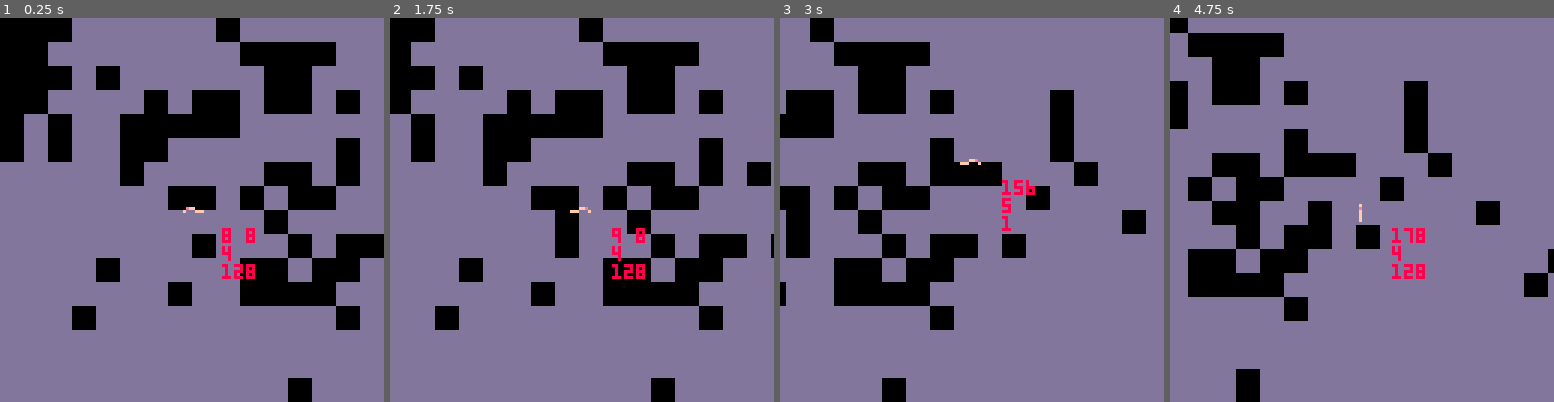
Above: before the commit, frames 1-4 (left to right).
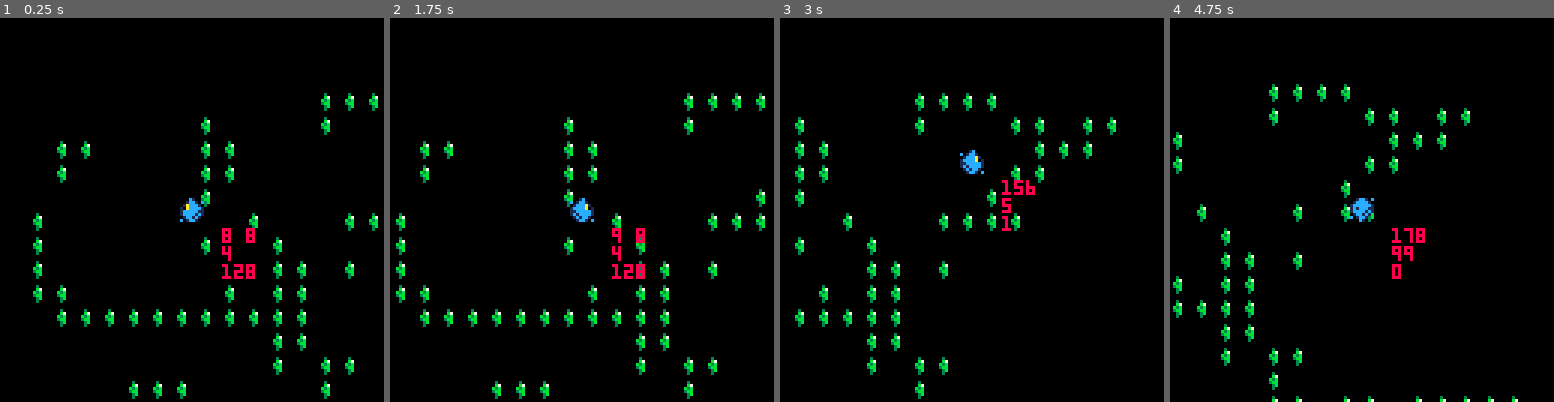
Above: after the commit, the same moments.

Repository: BeneDev/BJS_Pico8_Game
Game: PICO-8 cartridge rpg_game.p8
Two runs of this game, one before a commit and one after it. Both use one fixed random seed, a clock stepped at 60 frames per second and the inputs below.
Inputs:
- Up to frame 1 (0.25 s): no input
- Up to frame 2 (1.75 s): tap O (Z key) at 0.7, 1.7 s; hold Right from 1.6 s (still down)
- Up to frame 3 (3 s): release Right at 2.1 s; tap O (Z key) at 2.1, 2.5, 2.9 s; hold Up 2.15-2.42 s; hold Right from 2.47 s (still down)
- Up to frame 4 (4.75 s): release Right at 3.03 s; hold Left 3.08-3.58 s; tap O (Z key) every 0.4 s from 3.3 to 4.5 s; hold Down 3.63-3.97 s; hold Right 4.02-4.68 s; hold Up from 4.73 s (still down)

The runs differ from the first frame. In frame 1, 76% of the frame differs, in the area x 0-100%, y 0-100%; in frame 2, 78%; in frame 3, 82%; in frame 4, 83%.

Commit message:
Some Sprites
Sams sprites merged with julias

Diff:
--- a/rpg_game.p8
+++ b/rpg_game.p8
@@ -398,25 +331,25 @@
 0505050404040404040504040404040404040404040404040404040404040404040404040404040404040404040404040404040404040404040404040404040404040404040404040404040404040404040404040404040404040404040404040404040404040404040404040404040404040404040404040404040404040404
 0505040404040404040405050505040404040404040404040404040404040404040404040404040404040404040404040404040404040404040404040404040404040004040404040404040404040404040404040404040404040404040404040404040404040404040404040404040404040404040404040404040404040404
 0605050405040404040404050504040404040404040404040404040404040404040404040404040404040404040404040404040404040404040404040404040404040404040404040404040404040404040404040404040404040404040404040404040404040404040404040404040404040404040404040404040404040404
-0605040404040504050504050504050404040405040404040404040404040404040404040404040404040404040404040404040404040404040404040404040404040404040404040404040404040404040404040404040404040404040404040404040404040404040404040404040404040404040404040404040404040404
-0504050404050606060604040404040404040405040404040404040404040404040404040404040004040000040404040404040404040404040404040404040404040404040404040404040404040404040404040404040404040404040404040404040404040404040404040404040404040004040404000004040404040404
-0504050404060504040404040404060404040405040404040404040404040404040404040404040404040004040404040404040404040404040404040004040404000404040004040400000404040404040404040404040404040404040404040404040404040404040400040404040404040404040400040404040404040404
-0404040404050404040404060604060406040404050404040404040400040400040404040404040404000404040404040404040404000404040404040404040404040404040404040404040404040404040404040404040404040404040404040404040404040404040404040404040404040404040004040404040404040404
-0404040404040406060406040505040404040604040404040404000004040404040404040404040404040404040404040404040404040404040404040404040404040404040404040404000404040404040404040404040404040404040404040404040404000404040404040404040404040404040404040404040404040404
-0404040404040404040404060404040404040404040405040404000004040404040404040404040404040404040404000404040404040404040404040404040404040404040404040404040404040404040404040404040404040404040404040004040404040404040404040404040404040004040404040404040404040404
-0404040404040404050404040504060604050404040404040404040004040404040404040404040004040404040404040404040404040404040404040404040404040404040404040404040404040404040404040404040400040404040004040404040404040404040404040404000404040404040404040404040404040404
-0404040405040404040406060406050404040404040404040400040404040404040404040404040404040404040004040404040404040404040404040404040404040404040404040404040004040404040404040404040400040404040004000004040404040404040404040404040404040404040404040404040404040404
-0404040404040405040406060606040404040404040404040004040404040404040404040404040404040404040004040404040404040404040404040404040404040404040404040404040404040404040404040404040404040404040404040004040404040404040404040404040404040404040404040404040404040404
-0404040504040404040404040404050404040404040404040404040404040404040404040404040404040404040404000404040404040404040404040404040404040404040404040404040404040004040404040404040004040404040404040404040404040400040404040004040404040404040404040404040404040404
-0404040404040404040404040404040404040404040404040404040404040404040404040404000404040404040404040404040404040404040404040404040404040404040404040404040404040404040404040404000404040004040404000404040404040404040404040404040404040404040404040404040404040404
-0404040404040404040404040404040404040404040404040404040404040404040405040404040404040404040404040404040404040404040404040404040404040404040404040404000404000404040404040404040404040404040404040404040404040404040404040404040404040404040404040404040404040404
-0404040404040404040404040004040404040404040404040404040404040404040405050405040404050505040000040404040404040404040404040404040404040404040404040404040404040404040404040400040404040404040404040404000004000404000404040404040404040404040404040404040404040404
-0404040404040404040404040004040404040404040404040404040004040404040404040404040505050405000404040404040404040404000404040404040404040404040404000404040404040404000404040400000404040404040404040404040404040400040404040400040404040404040404040404040404040404
-0404040404040404040404000404040404040404040404040404040404040404040400040404040404000404050404040404040404040404040404040404040404040404040404040404040404040404040400000404040404040400040404040404040404040404040404040404040404000004040404040404040404040404
-0404040404040404040404000404040404040404040404040404040404040404040404040404040404040404050404040404040404040404040404040404040404040404040004040404040404040404040404040400040404040404040404040404040404040404040404040404040404040400040404040404040404040404
-0404040404040404040404000404040404040404040404040404040404040404040404040404040404040404050404040404040404040404040404040404040404040404000404040404040404040404040400040400040004040404040404040404040404040404040404040404040404040400040404040404040404040404
-0404040404040404040404040004040404040404040404040404040404040404040404040404040404040404050404040404040404040404040404040404040404040404000404040404040404040404040404040400040404040404040404040404040404040404040404040404040404040400000404040404040404040404
-0404040404040404040404040404040404040404040404040404040404040404040404040404000404040404050404040404040404040404040404040404040404040404040004000404040400040404040404040404040404040404040404040404000404040404040404040404040404000404000404040404040404040404
+0605040404040504050504050563636363040405040404040404040404040404040404040404040404040404040404040404040404040404040404040404040404040404040404040404040404040404040404040404040404040404040404040404040404040404040404040404040404040404040404040404040404040404
+0504050404050606630604040463040404636305636304040404040404040404040404040404040004040000040404040404040404040404040404040404040404040404040404040404040404040404040404040404040404040404040404040404040404040404040404040404040404040004040404000004040404040404
+0504636304060504636304040404060404046363630404040404040404040404040404040404040404040004040404040404040404040404040404040004040404000404040004040400000404040404040404040404040404040404040404040404040404040404040400040404040404040404040400040404040404040404
+0404630404050404636304060604060406636304050404040404040400040400040404040404040404000404040404040404040404000404040404040404040404040404040404040404040404040404040404040404040404040404040404040404040404040404040404040404040404040404040004040404040404040404
+0404040404040406630406040505040463040604040404040404000004040404040404040404040404040404040404040404040404040404040404040404040404040404040404040404000404040404040404040404040404040404040404040404040404000404040404040404040404040404040404040404040404040404
+0463040404040404040463060404636363630404040405040404000004040404040404040404040404040404040404000404040404040404040404040404040404040404040404040404040404040404040404040404040404040404040404040004040404040404040404040404040404040004040404040404040404040404
+0463040404040404630404630504060604050404040404040404040004040404040404040404040004040404040404040404040404040404040404040404040404040404040404040404040404040404040404040404040400040404040004040404040404040404040404040404000404040404040404040404040404040404
+0463040405040404040406636306630404040404040404040400040404040404040404040404040404040404040004040404040404040404040404040404040404040404040404040404040004040404040404040404040400040404040004000004040404040404040404040404040404040404040404040404040404040404
+0463630404040405046306636306040404040404040404040004040404040404040404040404040404040404040004040404040404040404040404040404040404040404040404040404040404040404040404040404040404040404040404040004040404040404040404040404040404040404040404040404040404040404
+0404636363636363636363636304050404040404040404040404040404040404040404040404040404040404040404000404040404040404040404040404040404040404040404040404040404040004040404040404040004040404040404040404040404040400040404040004040404040404040404040404040404040404
+0404040404040404040404636304040404040404040404040404040404040404040404040404000404040404040404040404040404040404040404040404040404040404040404040404040404040404040404040404000404040004040404000404040404040404040404040404040404040404040404040404040404040404
+0404040404040404040404630463630404040404040404040404040404040404040405040404040404040404040404040404040404040404040404040404040404040404040404040404000404000404040404040404040404040404040404040404040404040404040404040404040404040404040404040404040404040404
+0404040404636363040404040063040404040404040404040404040404040404040405050405040404050505040000040404040404040404040404040404040404040404040404040404040404040404040404040400040404040404040404040404000004000404000404040404040404040404040404040404040404040404
+0404040404630404040404040063630463630463636363630404040004040404040404040404040505050405000404040404040404040404000404040404040404040404040404000404040404040404000404040400000404040404040404040404040404040400040404040400040404040404040404040404040404040404
+0404040404630404046363636304040404040404040404636304040404040404040400040404040404000404050404040404040404040404040404040404040404040404040404040404040404040404040400000404040404040400040404040404040404040404040404040404040404000004040404040404040404040404
+0404040404636363630404630404040404040404040404046304040404040404040404040404040404040404050404040404040404040404040404040404040404040404040004040404040404040404040404040400040404040404040404040404040404040404040404040404040404040400040404040404040404040404
+0404040404040404040463000404040404040404040404046304040404040404040404040404040404040404050404040404040404040404040404040404040404040404000404040404040404040404040400040400040004040404040404040404040404040404040404040404040404040400040404040404040404040404
+0404040404040404636304040004040404040404040404046304040404040404040404040404040404040404050404040404040404040404040404040404040404040404000404040404040404040404040404040400040404040404040404040404040404040404040404040404040404040400000404040404040404040404
+0404040404636363046304046304630404630404630463636304040404040404040404040404000404040404050404040404040404040404040404040404040404040404040004000404040400040404040404040404040404040404040404040404000404040404040404040404040404000404000404040404040404040404
 0404040404040404040404040400040004040404040404040404040404040404040404040404040404040404050404040404040404040404040404040404040404040404040404040404040004040000040404040404040404040404040404040404040404040404040404040404040404040400040404040404040404040404
 0404040404040404040404040404040400000404040404040404040404040404040404040404040404040404040404040404040404040404040400040404040404040404040404040404040404040404040404040404040404040404040404040004040404040404040404040004040404040404040404040404040404040404
 0404040404040404040404040404040404040400040404040404040404040404040404040404040404040404040404040404040404040404040004040404040404040404040404040404040404040404040404040404040404040404040404040400040004040400040404040404040404040004040404040404040404040404
Not shown, changed: 99 lines of the sprite sheet (__gfx__) section of rpg_game.p8
